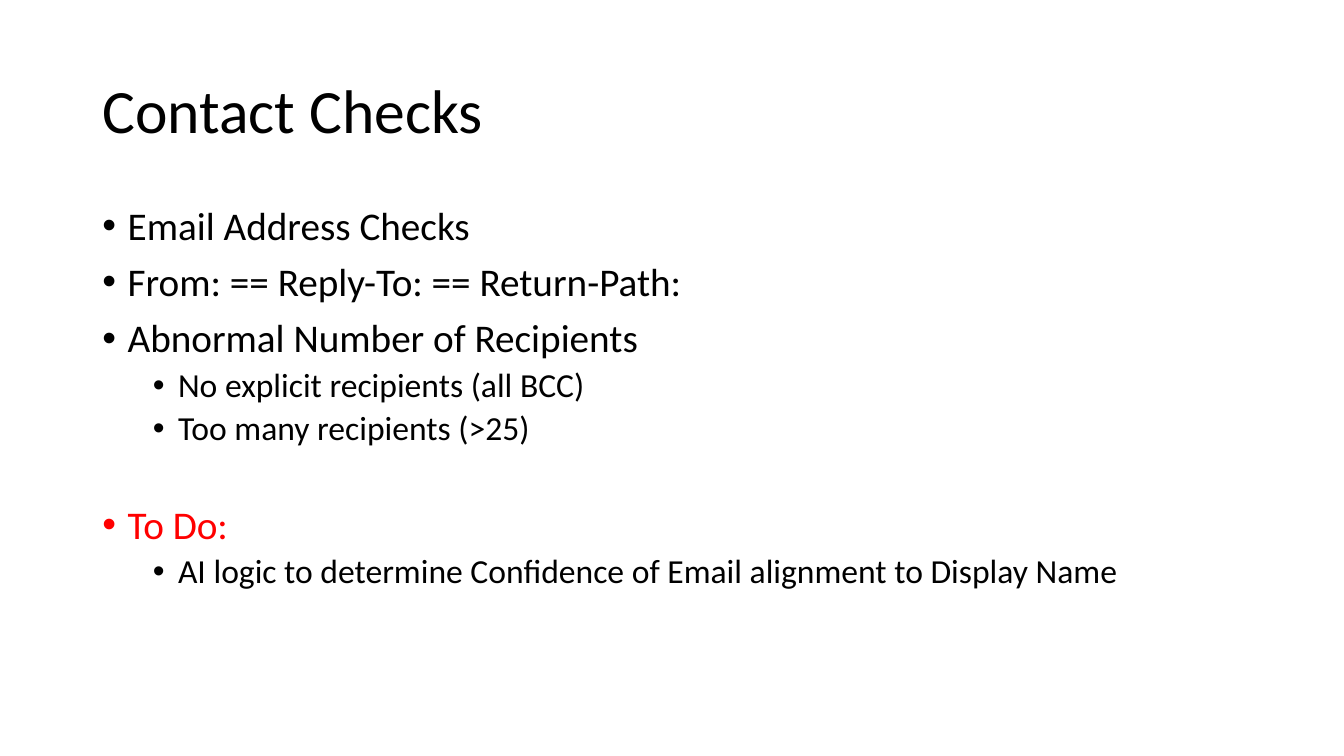
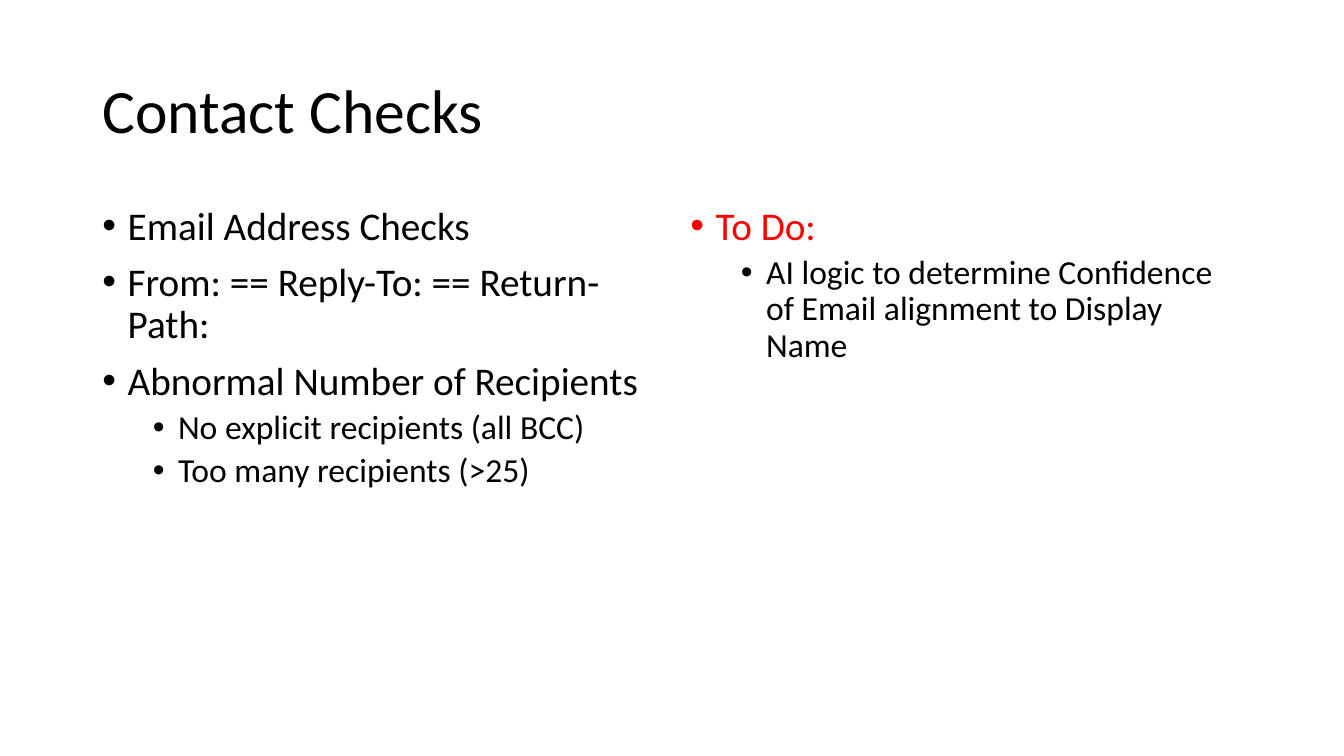
Before and after one commit to CodeChex/OutlookSafetyChecks, a slide deck: slide 6 of Outlook Safety Check.pptx. Drawn at 1344x756 pixels with LibreOffice and Linux fonts; fonts in the diff are those of the drawing. Boxes give left, top, right and bottom in pixels: in the first picture for what was removed or moved away, otherwise in the second. Text is boxed around its words. In the diff, an @@ line names an element or a change of style, - is before the commit and + after.

```diff
--- a/Outlook Safety Check.pptx
+++ b/Outlook Safety Check.pptx
@@ text added at [716,215,1212,358], 24 pt, text #000000 @@
+• To Do:
+  • AI logic to determine Confidence of Email alignment to Display Name
@@ text at [128,514,1117,589]: paragraphs removed @@
-• To Do:
-  • AI logic to determine Confidence of Email alignment to Display Name
```
Also in this commit, not shown: 8 other slides changed, 22 other files.
